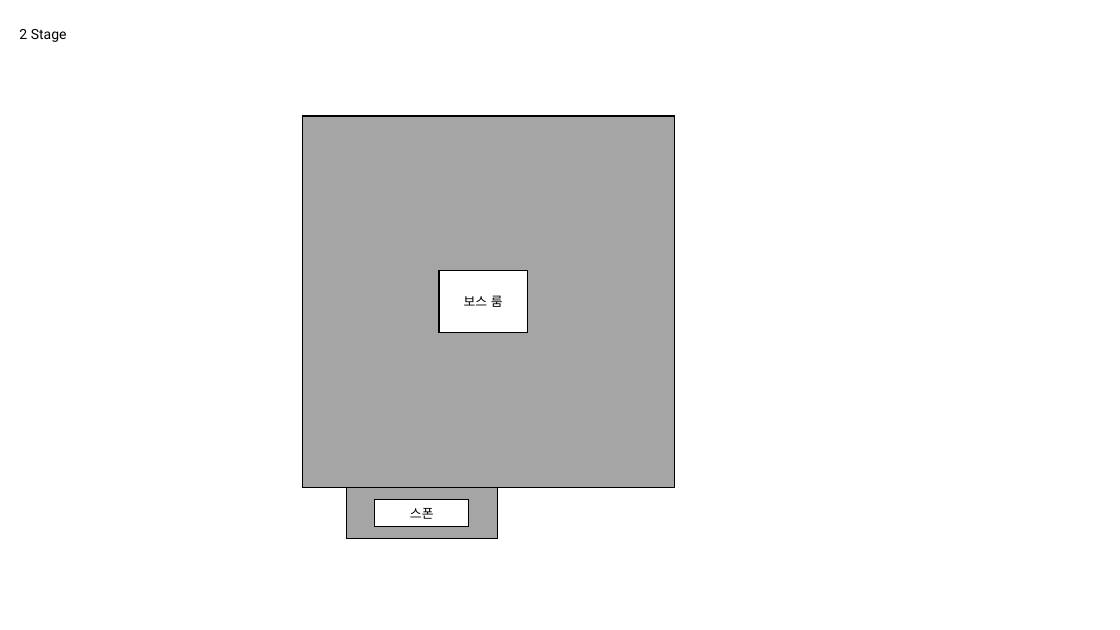
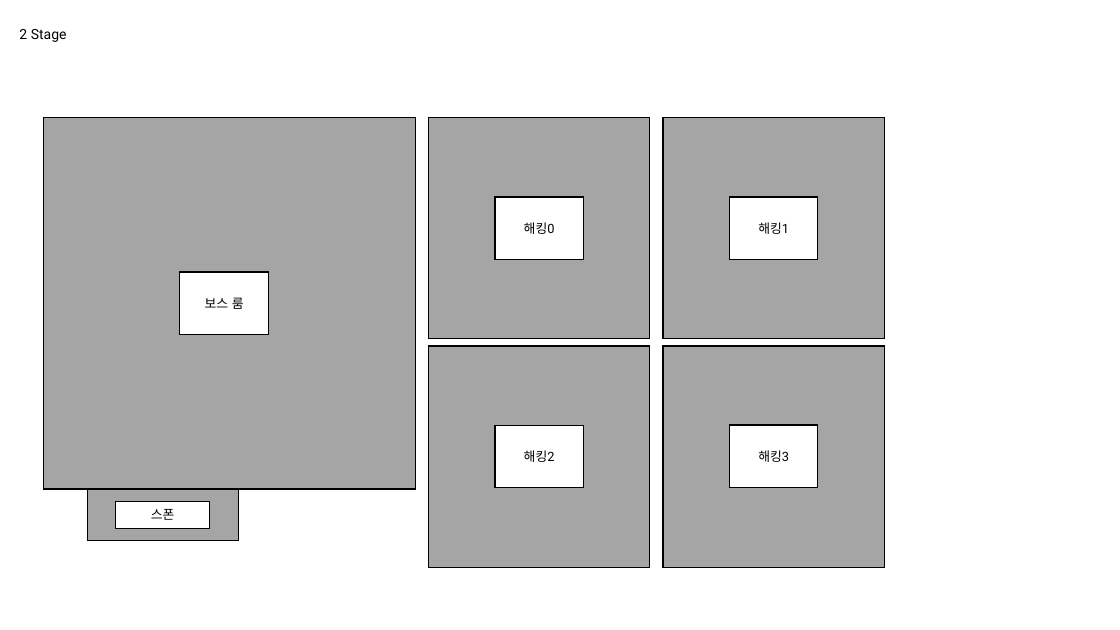
Before and after one commit to haein0303/AlgaeEater, a slide deck: slide 15 of Document/Source/[2]보스 콘텐츠 시스템 UI.pptx (slide 14 before the commit). Drawn at 1120x630 pixels with LibreOffice and Linux fonts; fonts in the diff are those of the drawing. Boxes give left, top, right and bottom in pixels: in the first picture for what was removed or moved away, otherwise in the second. Text is boxed around its words. In the diff, an @@ line names an element or a change of style, - is before the commit and + after.

```diff
--- a/Document/Source/[2]보스 콘텐츠 시스템 UI.pptx
+++ b/Document/Source/[2]보스 콘텐츠 시스템 UI.pptx
@@ group added at (429, 118, 885, 568): 8 rectangles @@
+해킹0
+해킹2
+해킹1
+해킹3
@@ 4 rectangles: place and size @@
-4 rectangles at (302, 116, 674, 539)
+4 rectangles at (44, 118, 415, 540)
```
Also in this commit, not shown: 1 other slide changed, 2 slides added, 8 other files.
